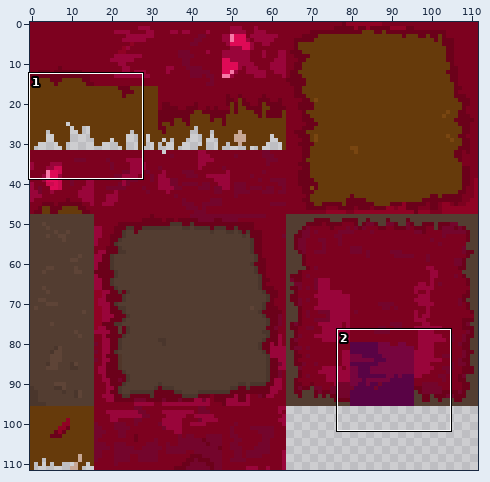
File history of a pixel-art file, Assets/Environment/Aseprite/Tiles/Floor Environement (1).aseprite. The picture above shows the old version from afar; the outline marks the close-up.
Close-up. Before the commit:
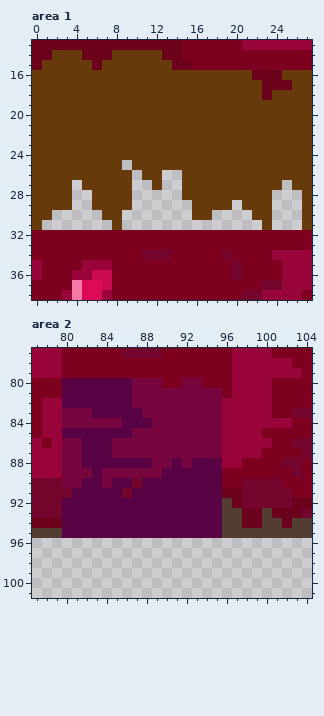
112x112 pixels, 1 frame. Colours within 5 levels of each other are drawn and written as one. Shown: area 1: x 0..27, y 13..38; area 2: x 77..104, y 77..101.
The same view after the edit:
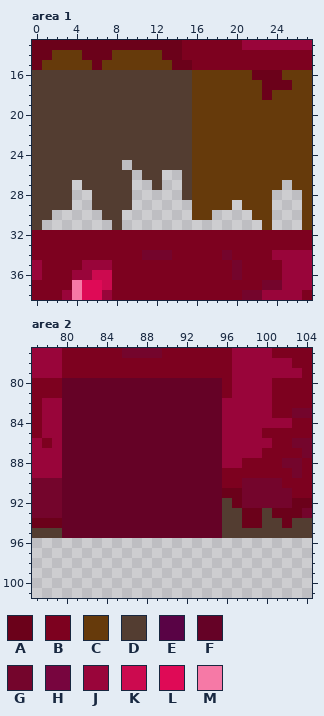
Palette (. is transparent): A #6b011a  B #7d011f  C #663a0b  D #533d31  E #590345  F #650226  G #74052c  H #77053e  J #99053a  K #cc0a4f  L #df0a56  M #f679a6
Diff:
Changed rows in their new state; - is an unchanged pixel.
Area 1:
first column x 0:
16 DDDDDDDDDDDDDDDD
17 DDDDDDDDDDDDDDDD
18 DDDDDDDDDDDDDDDD
19 DDDDDDDDDDDDDDDD
20 DDDDDDDDDDDDDDDD
21 DDDDDDDDDDDDDDDD
22 DDDDDDDDDDDDDDDD
23 DDDDDDDDDDDDDDDD
24 DDDDDDDDDDDDDDDD
25 DDDDDDDDD-DDDDDD
26 DDDDDDDDDD-DD--D
27 DDDD-DDDDD--D--D
28 DDDD--DDDD-----D
29 DDDD--DDDD------
30 DD-----DD-------
31 D-------D-------
Area 2:
first column x 80:
 80 FFFFFFFFFFFFFFFF
 81 FFFFFFFFFFFFFFFF
 82 FFFFFFFFFFFFFFFF
 83 FFFFFFFFFFFFFFFF
 84 FFFFFFFFFFFFFFFF
 85 FFFFFFFFFFFFFFFF
 86 FFFFFFFFFFFFFFFF
 87 FFFFFFFFFFFFFFFF
 88 FFFFFFFFFFFFFFFF
 89 FFFFFFFFFFFFFFFF
 90 FFFFFFFFFFFFFFFF
 91 FFFFFFFFFFFFFFFF
 92 FFFFFFFFFFFFFFFF
 93 FFFFFFFFFFFFFFFF
 94 FFFFFFFFFFFFFFFF
 95 FFFFFFFFFFFFFFFF
Changed places in both close-ups, as pixel boxes (x1, y1, x2, y2):
changed: (32, 70, 192, 230)
changed: (62, 378, 222, 538)
